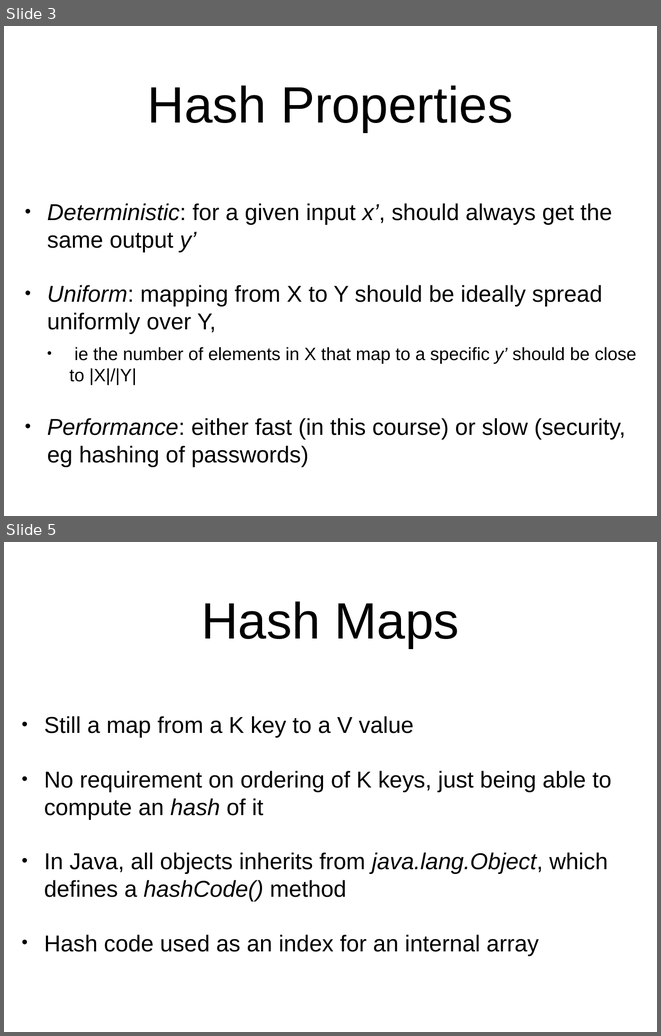
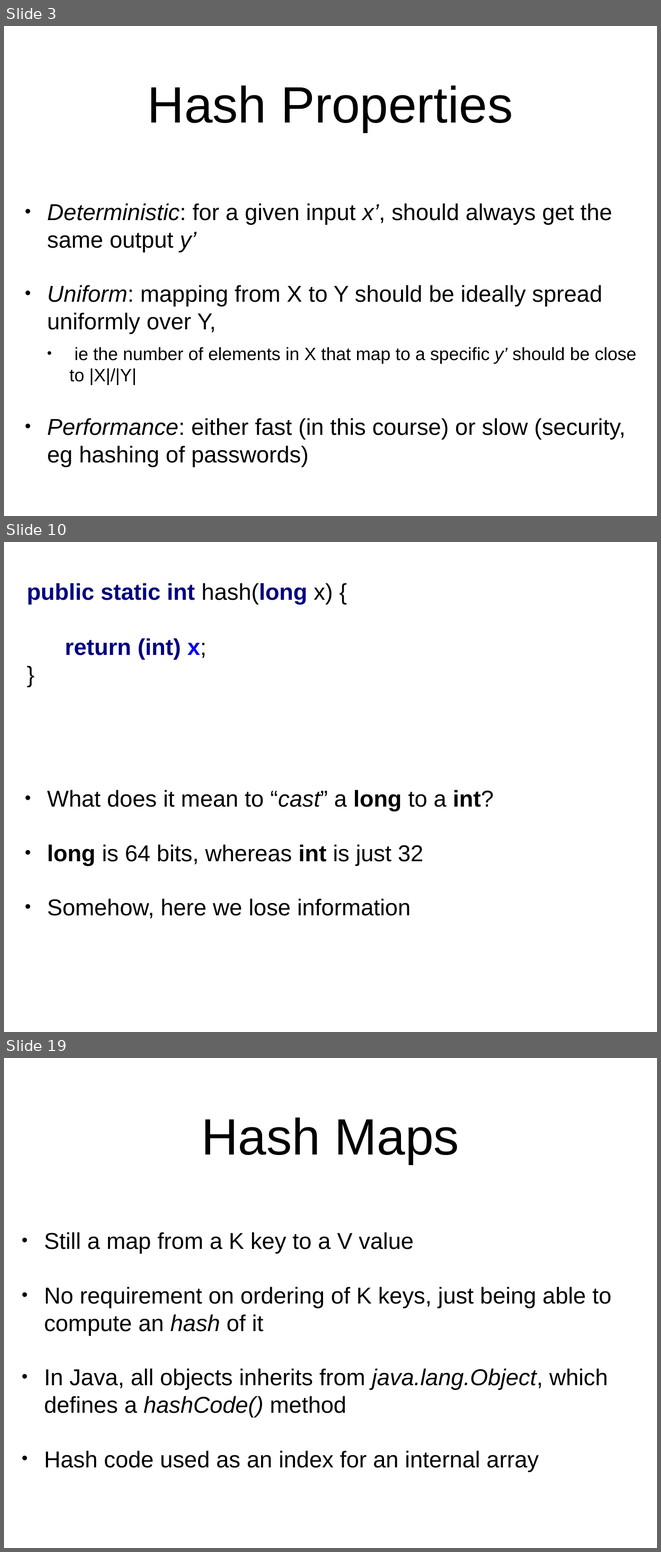
Before and after one commit to arcuri82/algorithms, a slide deck: docs/slides/06/06_hash_maps.pptx. Shown one above the other, each under a label of ours: slides 3 and 5 before the commit, slides 3, 10 and 19 after it; the slides between them are not shown. The pictures are 661x1036 and 661x1552 pixels, drawn with LibreOffice and Linux fonts; fonts in the diff are those of the drawing. Boxes give left, top, right and bottom in pixels: in the first picture for what was removed or moved away, otherwise in the second. Text is boxed around its words. In the diff, an @@ line names an element or a change of style, - is before the commit and + after.

```diff
--- a/docs/slides/06/06_hash_maps.pptx
+++ b/docs/slides/06/06_hash_maps.pptx
@@ slide 10 added at (x1=4, y1=542, x2=657, y2=1032), background #FFFFFF @@
@@ text added at (x1=27, y1=583, x2=333, y2=659), 36 pt, text #000080, bold @@
+public static int hash(long x) {
+return (int) x;
+}
@@ text added at (x1=47, y1=790, x2=494, y2=918), 36 pt, text #000000 @@
+• What does it mean to “cast” a long to a int?
+• long is 64 bits, whereas int is just 32
+• Somehow, here we lose information
@@ what was slide 5 is now slide 19 @@
```
Also in this commit, not shown: 5 slides changed, 18 other slides added, 9 other files.
